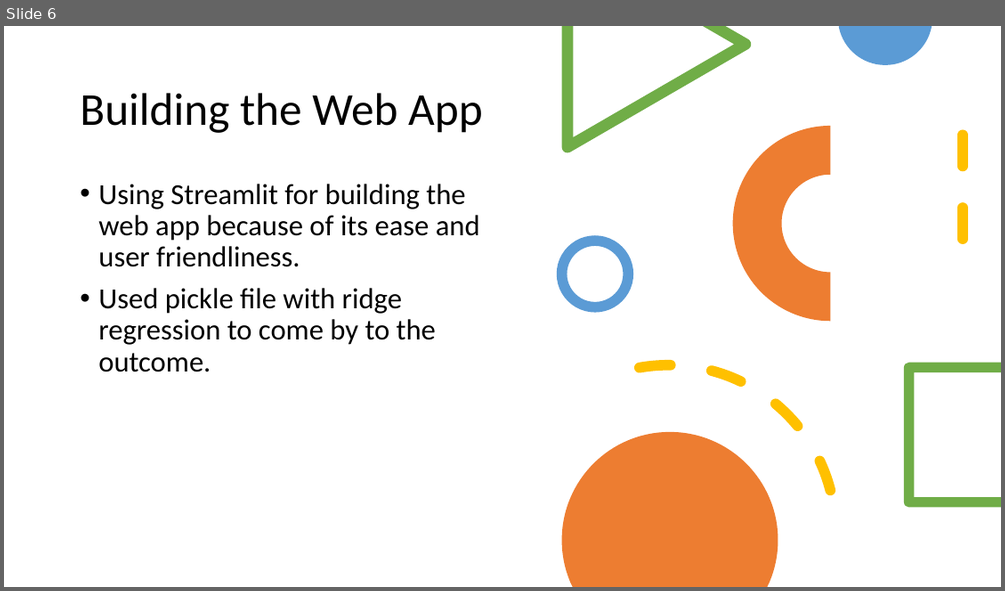
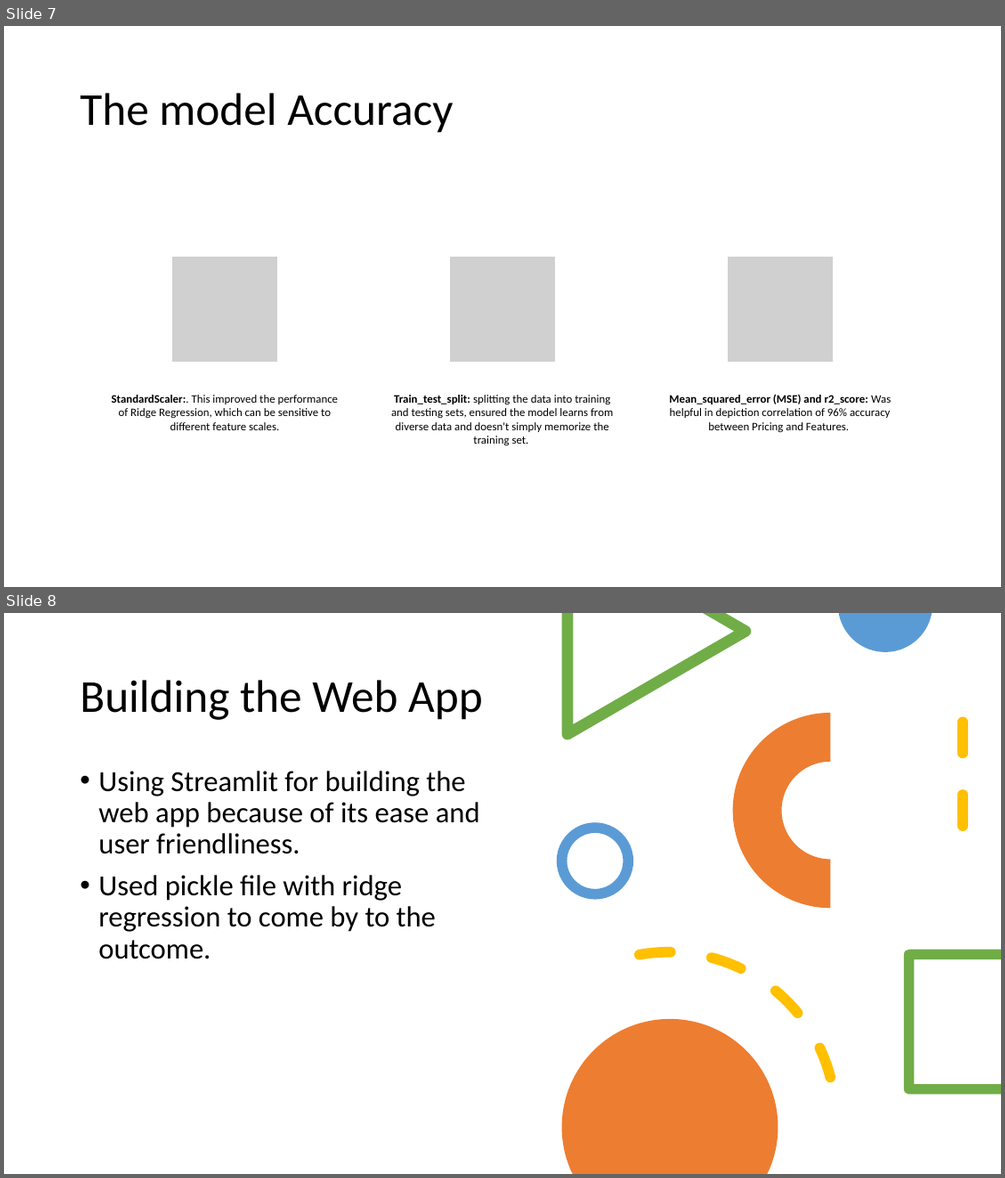
Before and after one commit to raacha34/Car-price-prediction-, a slide deck: Informatics Presentation .pptx. Shown one above the other, each under a label of ours: slide 6 before the commit, slides 7 and 8 after it. The pictures are 1005x591 and 1005x1178 pixels, drawn with LibreOffice and Linux fonts; fonts in the diff are those of the drawing; grey boxes stand for pictures. Boxes give left, top, right and bottom in pixels: in the first picture for what was removed or moved away, otherwise in the second. Text is boxed around its words. In the diff, an @@ line names an element or a change of style, - is before the commit and + after.

```diff
--- a/Informatics Presentation .pptx
+++ b/Informatics Presentation .pptx
@@ slide 7 added at <box>4,26,1001,587</box>, background #FFFFFF @@
@@ title added at <box>80,93,453,133</box>, 44 pt, text #000000 @@
+The model Accuracy
@@ group added at <box>112,257,890,446</box>: 3 pictures, 3 texts @@
+StandardScaler:. This improved the performance of Ridge Regression, which can be sensitive to different feature scales.
+Train_test_split: splitting the data into training and testing sets, ensured the model learns from diverse data and doesn't simply memorize the training set.
+Mean_squared_error (MSE) and r2_score: Was helpful in depiction correlation of 96% accuracy between Pricing and Features.
@@ what was slide 6 is now slide 8 @@
```
Also in this commit, not shown: 1 other slide added.
